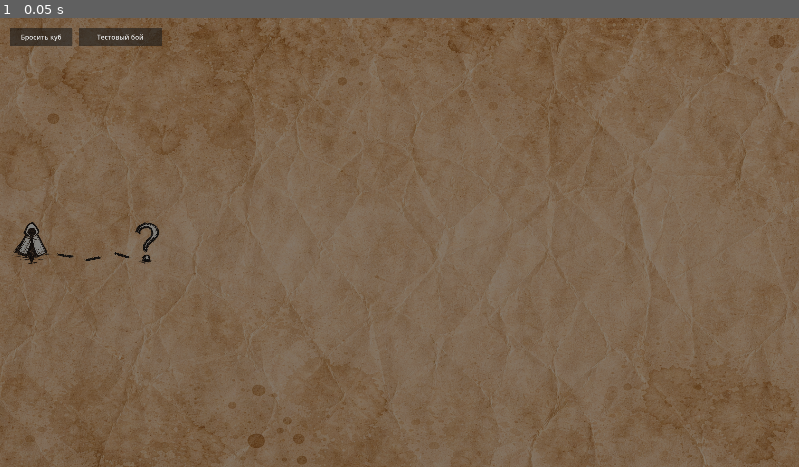
Above: before the commit, frame 1.
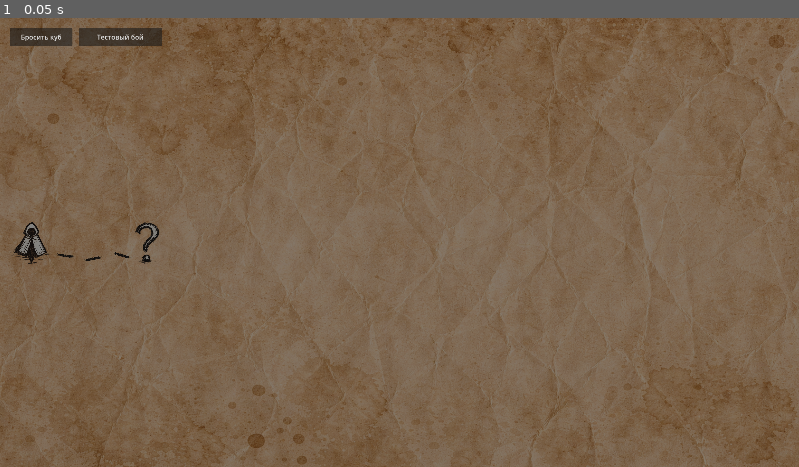
Above: after the commit, the same moment.

Repository: olegbogai-web/dicegame
Game: Godot game, scene res://scenes/global_map_room.tscn
The game is run twice, just before and just after one commit, with the same random seed, the same clock (stepped at 60 frames per second) and the same inputs.
Inputs:
- Up to frame 1 (0.05 s): no input

The runs differ from the first frame. In frame 1, less than 0.1% of the frame differs, in the area x 1-6%, y 45-55%.

Commit message:
Raise global map hero icon above markers

Diff:
--- a/content/global_map/presentation/hero_icon_movement_controller.gd
+++ b/content/global_map/presentation/hero_icon_movement_controller.gd
@@ -6,6 +6,7 @@
 const HERO_BACK_TEXTURE := preload("res://assets/global_map/hero_back.png")
 
 const FORWARD_EPSILON := 0.02
+const HERO_HEIGHT_OFFSET := 0.05
 
 var _hero_icon: MeshInstance3D
 var _base_scale: Vector3
@@ -50,7 +51,7 @@
 func set_world_position(world_position: Vector3) -> void:
 	if _hero_icon == null:
 		return
-	_hero_icon.global_position = world_position
+	_hero_icon.global_position = world_position + Vector3(0.0, HERO_HEIGHT_OFFSET, 0.0)
 
 
 func get_world_position() -> Vector3:
--- a/scenes/global_map_room.tscn
+++ b/scenes/global_map_room.tscn
@@ -33,7 +33,7 @@
 mesh = SubResource("PlaneMesh_5qcje")
 
 [node name="hero_icon" type="MeshInstance3D" parent="." unique_id=1289612994]
-transform = Transform3D(0.85, 0, 0, 0, 0.85, 0, 0, 0, 0.85, -14.513, 0.02, 0)
+transform = Transform3D(0.85, 0, 0, 0, 0.85, 0, 0, 0, 0.85, -14.513, 0.06, 0)
 material_override = SubResource("StandardMaterial3D_rsv0i")
 mesh = SubResource("PlaneMesh_5qcje")
 
